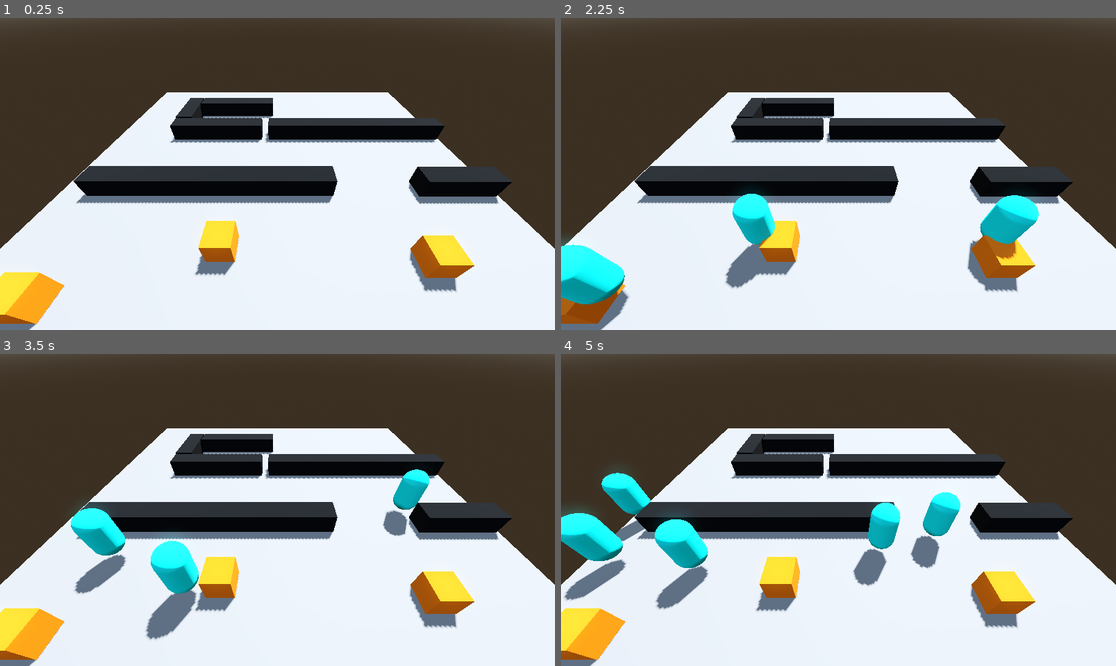
Above: before the commit, frames 1-4 (two rows, left to right).
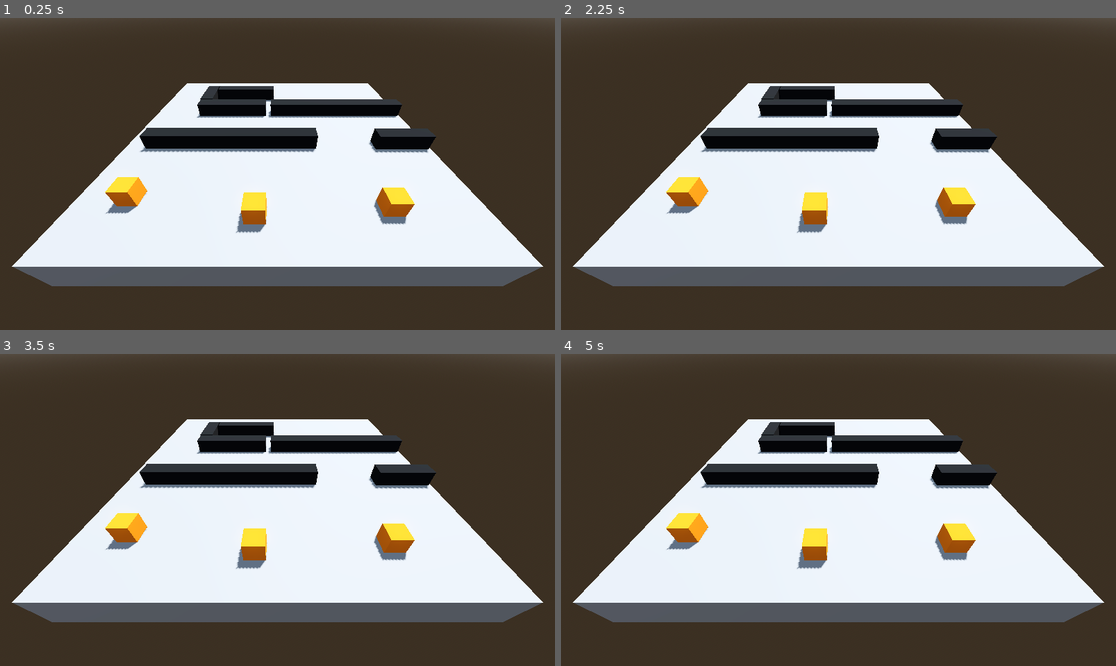
Above: after the commit, the same moments.

Repository: Decipherss/cyber_thieves
Game: Godot game, scene res://LeoSandbox/LeoSandbox.tscn
Two runs of this game, one before a commit and one after it. Both use one fixed random seed, a clock stepped at 60 frames per second and the inputs below. This scene is started directly instead of the project's main scene.
Inputs (mouse positions are in pixels of both pictures, inside the frame that each line leads up to):
- Up to frame 1 (0.25 s): no input
- Up to frame 2 (2.25 s): tap Enter at 0.5, 2 s; move the mouse to (960, 158) at 0.52 s; hold D (Move_Right) 0.53-1.28 s; tap Space (Hack) at 0.6, 1.25, 1.35, 2.1 s; move the mouse to (727, 189) at 1.27 s; hold S (Move_Down) 1.28-2.03 s; move the mouse to (894, 105) at 2.02 s; hold D (Move_Right) from 2.03 s (still down)
- Up to frame 3 (3.5 s): move the mouse to (249, 572) at 2.77 s; release D (Move_Right) at 2.78 s; hold W (Move_Up) from 2.78 s (still down); tap Space (Hack) at 2.85 s
- Up to frame 4 (5 s): move the mouse to (1005, 556) at 3.52 s; release W (Move_Up) at 3.53 s; hold A (Move_Left) from 3.53 s (still down); tap Space (Hack) at 3.6, 4.35 s; move the mouse to (672, 463) at 4.27 s

The runs differ from the first frame. In frame 1, 41% of the frame differs, in the area x 0-100%, y 20-100%; in frame 2, 44%; in frame 3, 44%; in frame 4, 46%.

Commit message:
LeoLevel updated

Diff:
--- a/LeoSandbox/LeoSandbox.tscn
+++ b/LeoSandbox/LeoSandbox.tscn
@@ -44,7 +44,7 @@
 shadow_enabled = true
 
 [node name="Camera3D" type="Camera3D" parent="."]
-transform = Transform3D(1, 0, 0, 0, 0.739102, 0.673593, 0, -0.673593, 0.739102, 0, 7.93059, 8.5051)
+transform = Transform3D(1, 0, 0, 0, 0.739102, 0.673593, 0, -0.673593, 0.739102, 0, 8.7269, 13.312)
 
 [node name="Node3D" parent="." instance=ExtResource("1_g2eye")]
 transform = Transform3D(1, 0, 0, 0, 1, 0, 0, 0, 1, -7.23746, 1.48932, 6.63027)
@@ -59,10 +59,10 @@
 transform = Transform3D(1, 0, 0, 0, 1, 0, 0, 0, 1, 7.90729, 1.76998, -0.522022)
 
 [node name="Node3D2" parent="." instance=ExtResource("1_g2eye")]
-transform = Transform3D(1, 0, 0, 0, 1, 0, 0, 0, 1, 5.29137, 1.42057, 5.40699)
+transform = Transform3D(1, 0, 0, 0, 1, 0, 0, 0, 1, 5.37674, 1.42057, 7.25511)
 
 [node name="Node3D3" parent="." instance=ExtResource("1_g2eye")]
-transform = Transform3D(1, 0, 0, 0, 1, 0, 0, 0, 1, -1.96061, 1.48932, 4.88724)
+transform = Transform3D(1, 0, 0, 0, 1, 0, 0, 0, 1, -1.01142, 1.48932, 7.64409)
 
 [node name="NavigationRegion3D" type="NavigationRegion3D" parent="."]
 navigation_mesh = SubResource("NavigationMesh_si422")
--- a/LeoSandbox/NPC_Spawner.tscn
+++ b/LeoSandbox/NPC_Spawner.tscn
@@ -19,5 +19,5 @@
 mesh = SubResource("BoxMesh_mf2sm")
 
 [node name="Timer" type="Timer" parent="."]
-wait_time = 2.0
+wait_time = 10.0
 autostart = true
